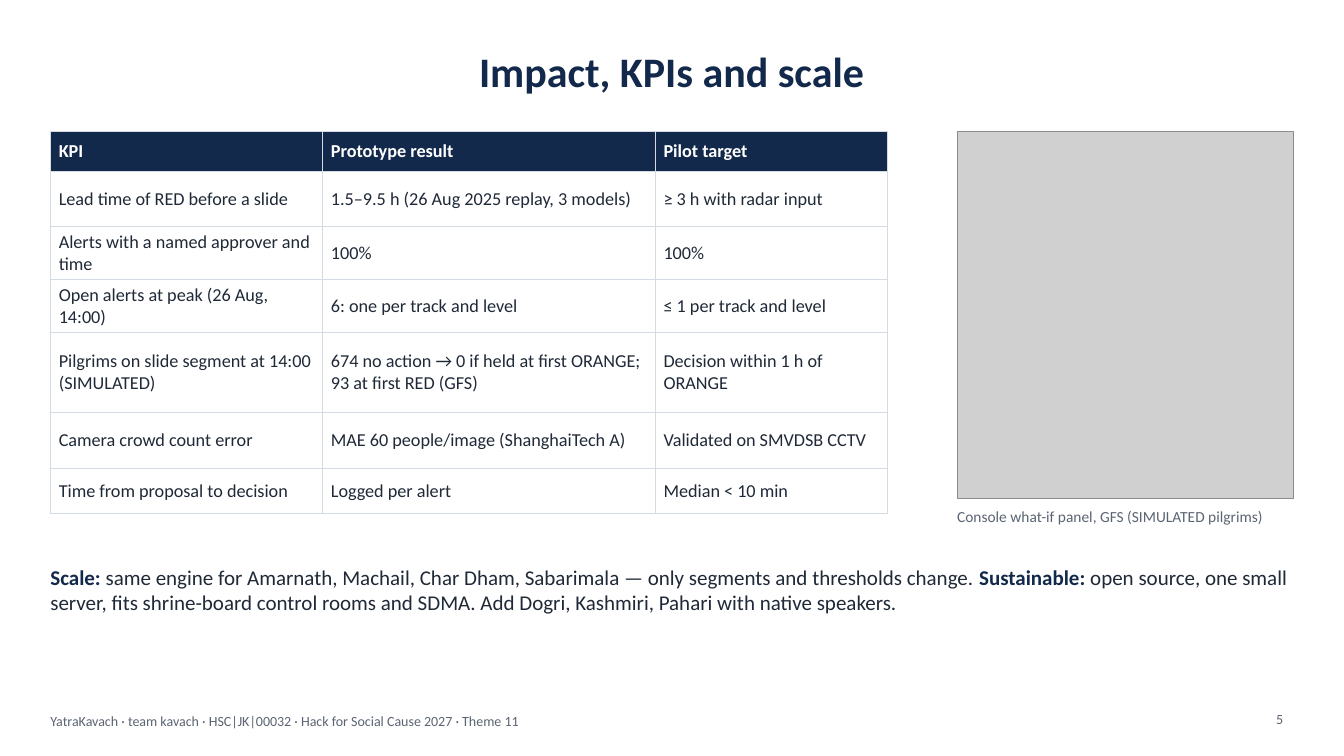
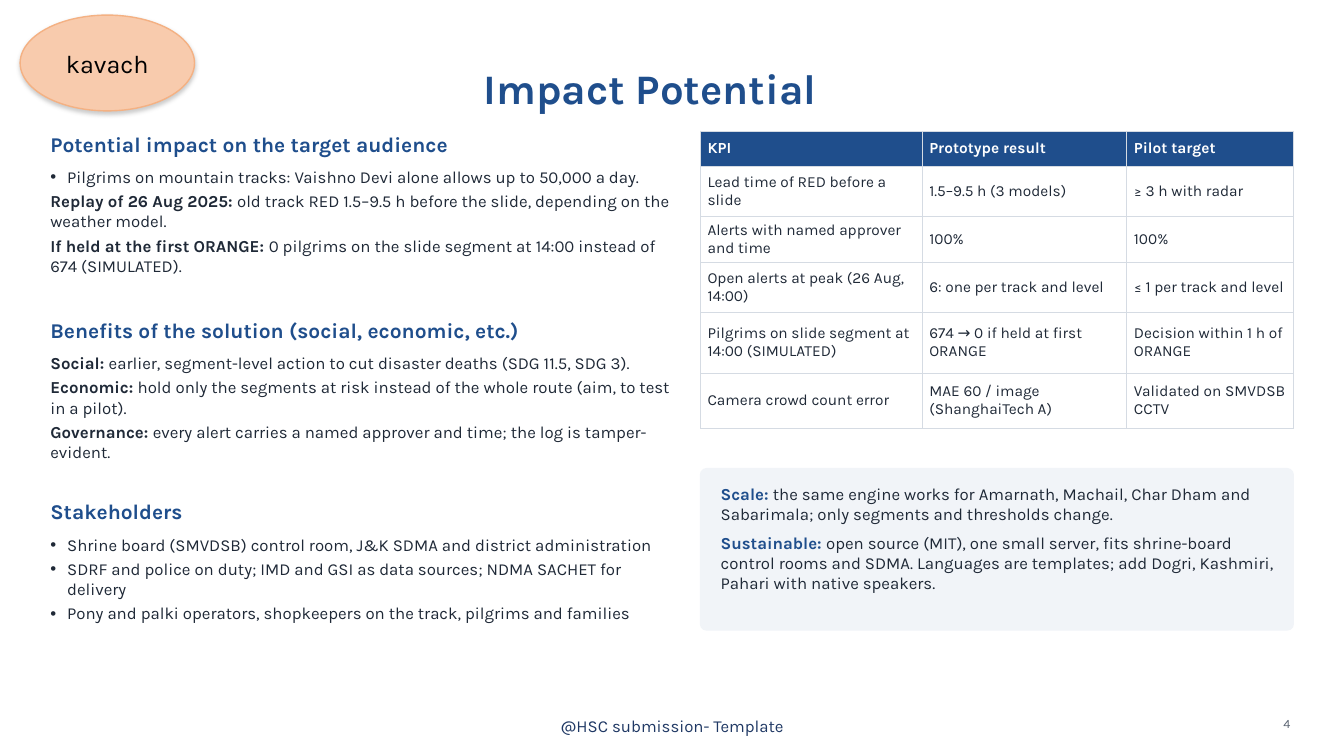
Before and after one commit to RitikBhardwaj-programmer/YatraKavach, a slide deck: slide 4 of docs/pitch/JK_kavach_Deck.pptx (slide 5 before the commit). Drawn at 1344x756 pixels with LibreOffice and Linux fonts; fonts in the diff are those of the drawing; grey boxes stand for pictures; background and template pictures are left out. Boxes give left, top, right and bottom in pixels: in the first picture for what was removed or moved away, otherwise in the second. Text is boxed around its words. In the diff, an @@ line names an element or a change of style, - is before the commit and + after.

```diff
--- a/docs/pitch/JK_kavach_Deck.pptx
+++ b/docs/pitch/JK_kavach_Deck.pptx
@@ ellipse added at box(20, 15, 195, 111), fill #F8CBAD, outline #F4B183 1 pt, 18 pt, text #000000 @@
+kavach
@@ title removed at box(479, 57, 864, 94) @@
-Impact, KPIs and scale
@@ title added at box(484, 74, 817, 114), 30 pt, text #1F4E8C, bold @@
+Impact Potential
@@ text added at box(50, 137, 448, 157), 15 pt, text #1F4E8C, bold @@
+Potential impact on the target audience
@@ table at box(701, 131, 1294, 422) @@
-row 2, column 2: 1.5–9.5 h (26 Aug 2025 replay, 3 models)
+row 2, column 2: 1.5–9.5 h (3 models)
-row 2, column 3: ≥ 3 h with radar input
+row 2, column 3: ≥ 3 h with radar
-row 3, column 1: Alerts with a named approver and time
+row 3, column 1: Alerts with named approver and time
-row 5: Pilgrims on slide segment at 14:00 (SIMULATED) | 674 no action → 0 if held at first ORANGE; 93 at first RED (GFS) | Decision within 1 h of ORANGE
-row 6: Camera crowd count error | MAE 60 people/image (ShanghaiTech A) | Validated on SMVDSB CCTV
-row 7: Time from proposal to decision | Logged per alert | Median < 10 min
+row 5: Pilgrims on slide segment at 14:00 (SIMULATED) | 674 → 0 if held at first ORANGE | Decision within 1 h of ORANGE
+row 6: Camera crowd count error | MAE 60 / image (ShanghaiTech A) | Validated on SMVDSB CCTV
@@ table: place and size @@
-table at box(50, 131, 887, 504)
+table at box(701, 131, 1294, 422)
@@ picture removed at box(958, 131, 1294, 499) @@
@@ text added at box(50, 171, 669, 274), 12 pt, text #1F2937 @@
+• Pilgrims on mountain tracks: Vaishno Devi alone allows up to 50,000 a day.
+• Replay of 26 Aug 2025: old track RED 1.5–9.5 h before the slide, depending on the weather model.
+• If held at the first ORANGE: 0 pilgrims on the slide segment at 14:00 instead of 674 (SIMULATED).
@@ text added at box(50, 322, 518, 341), 15 pt, text #1F4E8C, bold @@
+Benefits of the solution (social, economic, etc.)
@@ text added at box(50, 357, 669, 458), 12 pt, text #1F2937 @@
+• Social: earlier, segment-level action to cut disaster deaths (SDG 11.5, SDG 3).
+• Economic: hold only the segments at risk instead of the whole route (aim, to test in a pilot).
+• Governance: every alert carries a named approver and time; the log is tamper-evident.
@@ rounded rectangle added at box(701, 469, 1294, 630), fill #F1F4F8, outline #F1F4F8 1 pt @@
@@ text added at box(50, 504, 182, 520), 15 pt, text #1F4E8C, bold @@
+Stakeholders
@@ text at box(721, 488, 1274, 593): text changed; size 15 to 12 pt; font Calibri to Karla @@
-Scale: same engine for Amarnath, Machail, Char Dham, Sabarimala — only segments and thresholds change. Sustainable: open source, one small server, fits shrine-board control rooms and SDMA. Add Dogri, Kashmiri, Pahari with native speakers.
+Scale: the same engine works for Amarnath, Machail, Char Dham and Sabarimala; only segments and thresholds change.
+Sustainable: open source (MIT), one small server, fits shrine-board control rooms and SDMA. Languages are templates; add Dogri, Kashmiri, Pahari with native speakers.
@@ text added at box(67, 539, 651, 623), 12 pt, text #1F2937 @@
+• Shrine board (SMVDSB) control room, J&K SDMA and district administration
+• SDRF and police on duty; IMD and GSI as data sources; NDMA SACHET for delivery
+• Pony and palki operators, shopkeepers on the track, pilgrims and families
@@ text removed at box(957, 511, 1262, 525) @@
-Console what-if panel, GFS (SIMULATED pilgrims)
@@ text removed at box(50, 716, 519, 729) @@
-YatraKavach · team kavach · HSC|JK|00032 · Hack for Social Cause 2027 · Theme 11
@@ page number removed at box(1276, 715, 1283, 724) @@
-5
@@ text added at box(561, 720, 783, 736), 12 pt, text #1F3864 @@
+@HSC submission- Template
@@ page number added at box(1283, 720, 1290, 728), 9 pt, text #5B6472 @@
+4
```
Also in this commit, not shown: 1 other slide changed, 5 slides added, 5 slides removed, 4 other files.
